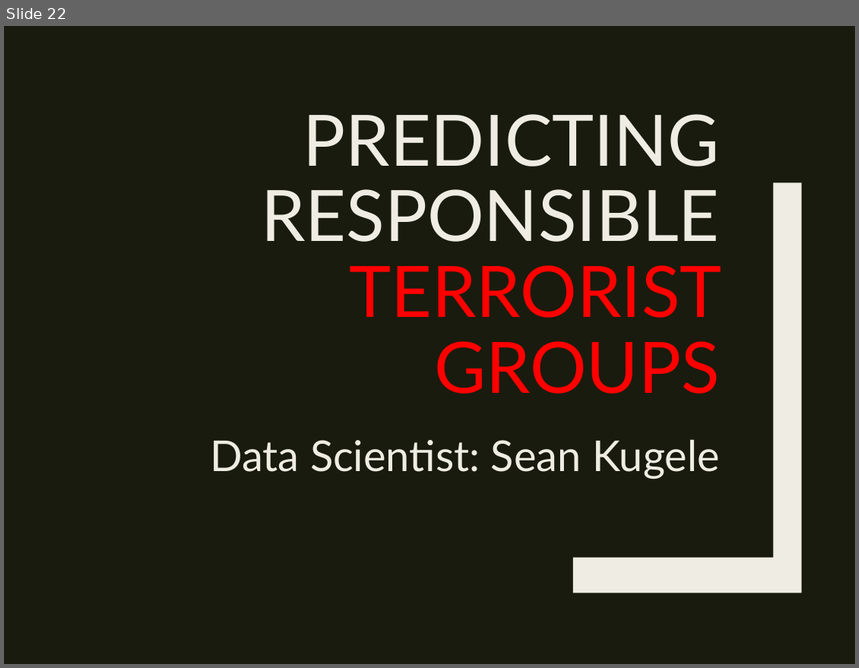
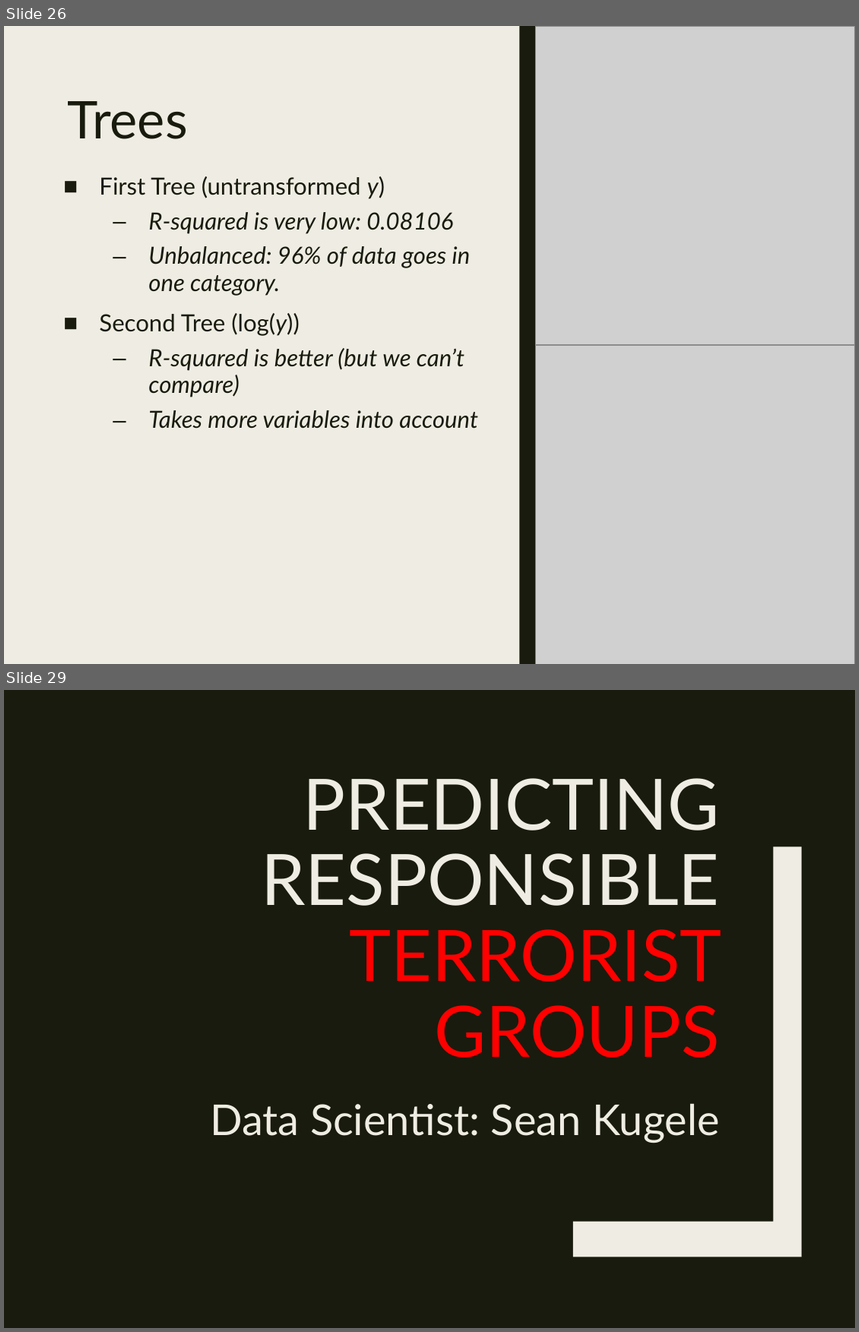
Before and after one commit to stats-learning-fall2019/final-project, a slide deck: presentation/gtdb-final-presentation.pptx. Shown one above the other, each under a label of ours: slide 22 before the commit, slides 26 and 29 after it; the slides between them are not shown. The pictures are 859x668 and 859x1332 pixels, drawn with LibreOffice and Linux fonts; fonts in the diff are those of the drawing; grey boxes stand for pictures. Boxes give left, top, right and bottom in pixels: in the first picture for what was removed or moved away, otherwise in the second. Text is boxed around its words. In the diff, an @@ line names an element or a change of style, - is before the commit and + after.

```diff
--- a/presentation/gtdb-final-presentation.pptx
+++ b/presentation/gtdb-final-presentation.pptx
@@ slide 26 added at [4, 26, 855, 664], background #EFEDE3 @@
@@ rectangle added at [4, 26, 855, 664], fill #EFEDE3 @@
@@ rectangle added at [37, 26, 53, 664], fill #191B0E @@
@@ rectangle added at [520, 26, 536, 664], fill #191B0E @@
@@ picture added at [535, 26, 855, 345] @@
@@ title added at [67, 101, 187, 139], 44 pt, text #191B0E @@
+Trees
@@ text added at [99, 176, 478, 429], 20 pt, text #191B0E, italic @@
+■ First Tree (untransformed y)
+  – R-squared is very low: 0.08106
+  – Unbalanced: 96% of data goes in one category.
+■ Second Tree (log(y))
+  – R-squared is better (but we can’t compare)
+  – Takes more variables into account
@@ picture added at [535, 344, 855, 664] @@
@@ what was slide 22 is now slide 29 @@
```
Also in this commit, not shown: 1 slide changed, 6 other slides added, 9 other files.
